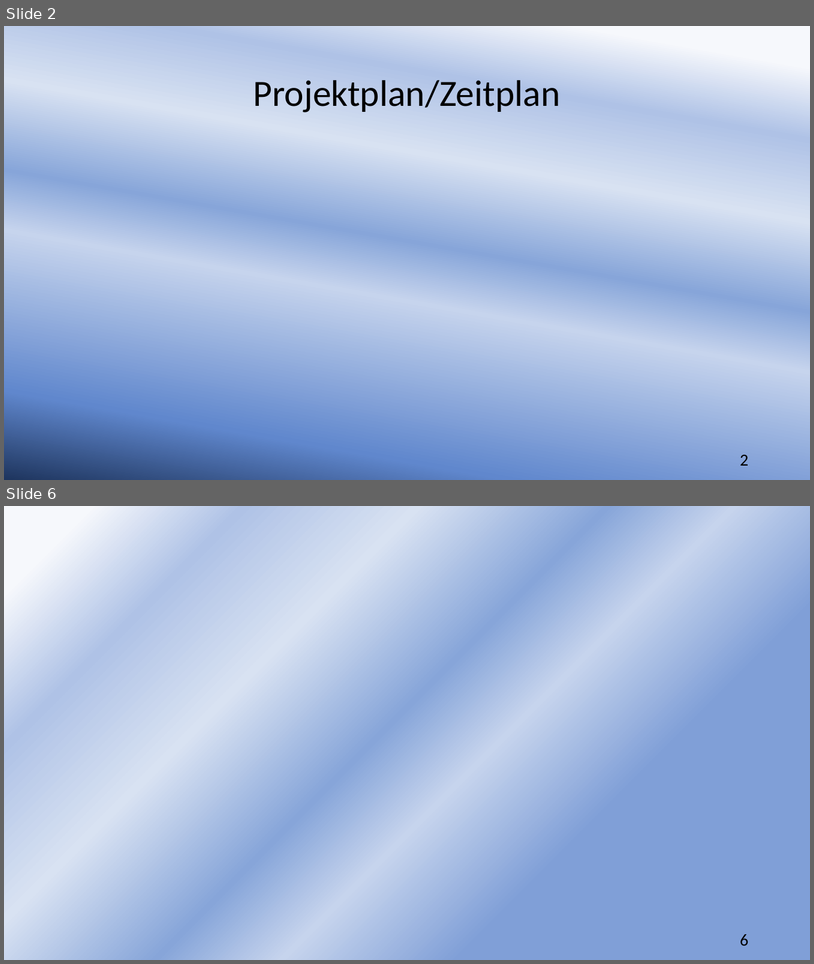
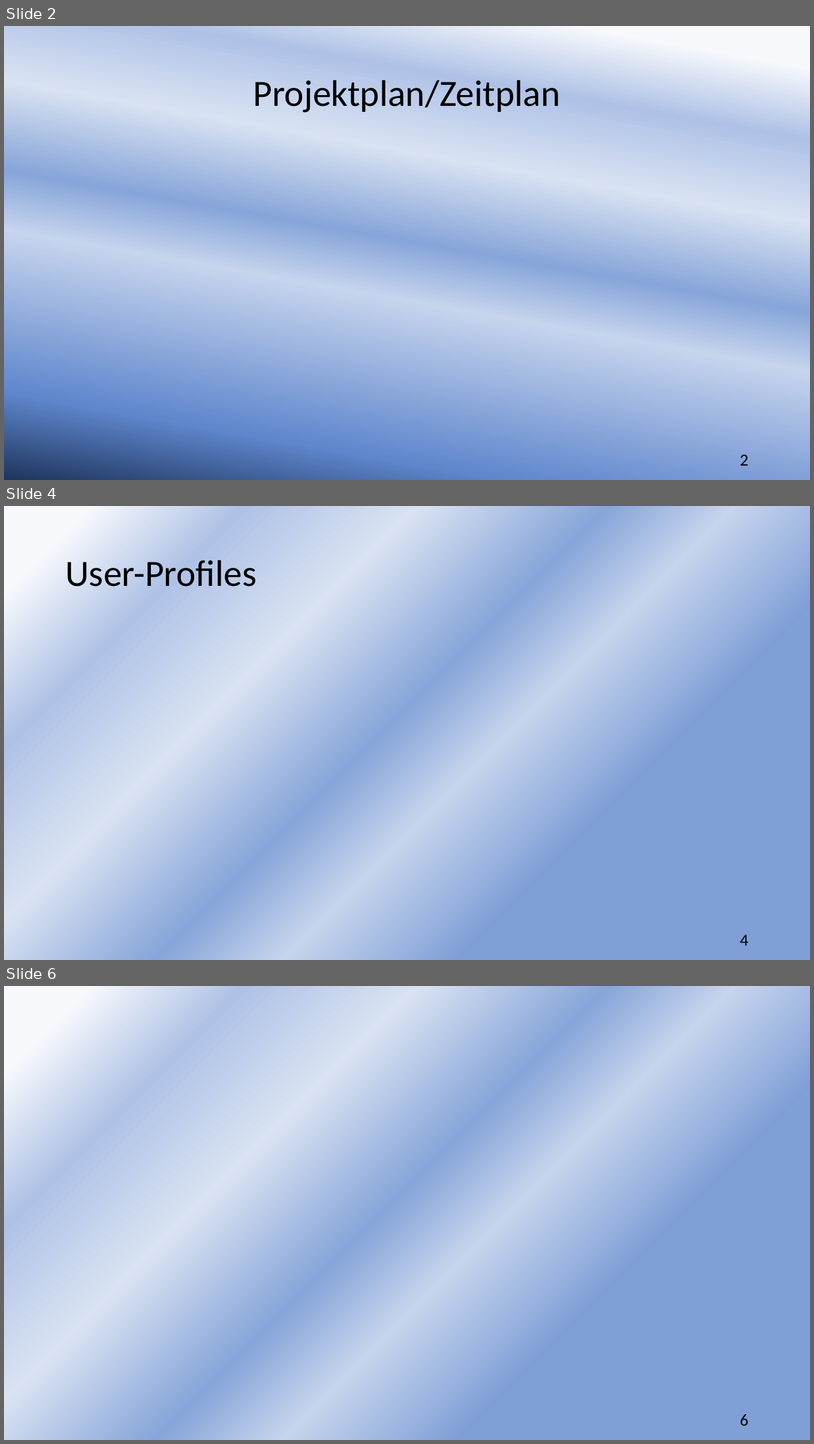
Before and after one commit to sebastiankoch10/EPWS2223HausenKochZimmer, a slide deck: Audits/EPWS2223HausenKochZimmer Audit 3.pptx. Shown one above the other, each under a label of ours: slides 2 and 6 before the commit, slides 2, 4 and 6 after it; the slides between them are not shown. The pictures are 814x964 and 814x1444 pixels, drawn with LibreOffice and Linux fonts; fonts in the diff are those of the drawing. Boxes give left, top, right and bottom in pixels: in the first picture for what was removed or moved away, otherwise in the second. Text is boxed around its words. In the diff, an @@ line names an element or a change of style, - is before the commit and + after.

```diff
--- a/Audits/EPWS2223HausenKochZimmer Audit 3.pptx
+++ b/Audits/EPWS2223HausenKochZimmer Audit 3.pptx
@@ slide 4 added at box(4, 506, 810, 960), background gradient #F6F8FC to #AFC2E6 to #D8E2F2 to #87A5D9 to #C6D4ED to #809FD7 @@
@@ title added at box(65, 555, 257, 586), 44 pt, text #000000 @@
+User-Profiles
@@ page number added at box(740, 934, 749, 945), 20 pt, text #000000 @@
+4
```
Also in this commit, not shown: 2 other slides added, 3 slides removed, 1 other file.
